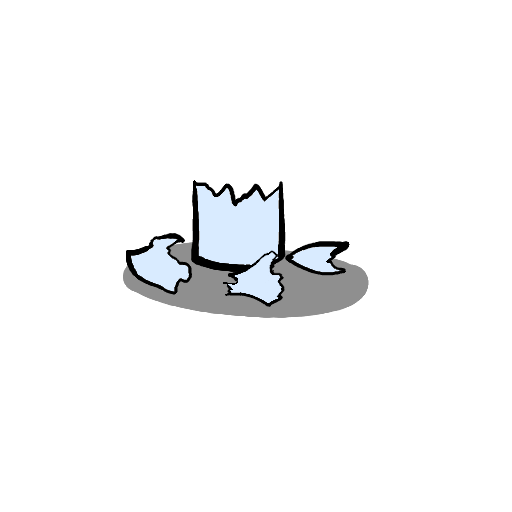
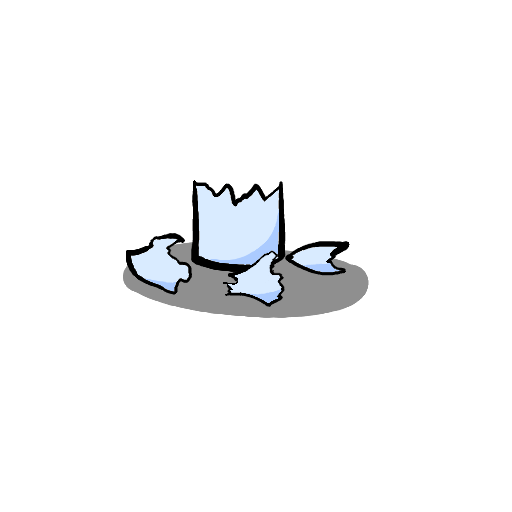
Two versions of the same layered image (512×512). Layer-by-layer changes:
painted on "Tło" over [145, 193, 339, 303]
